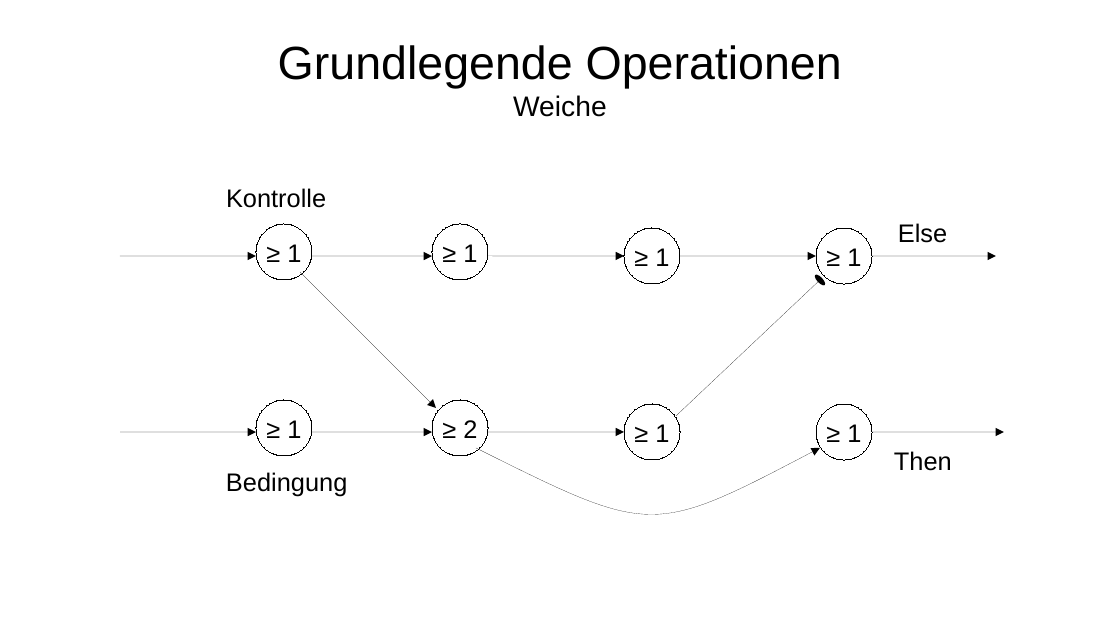
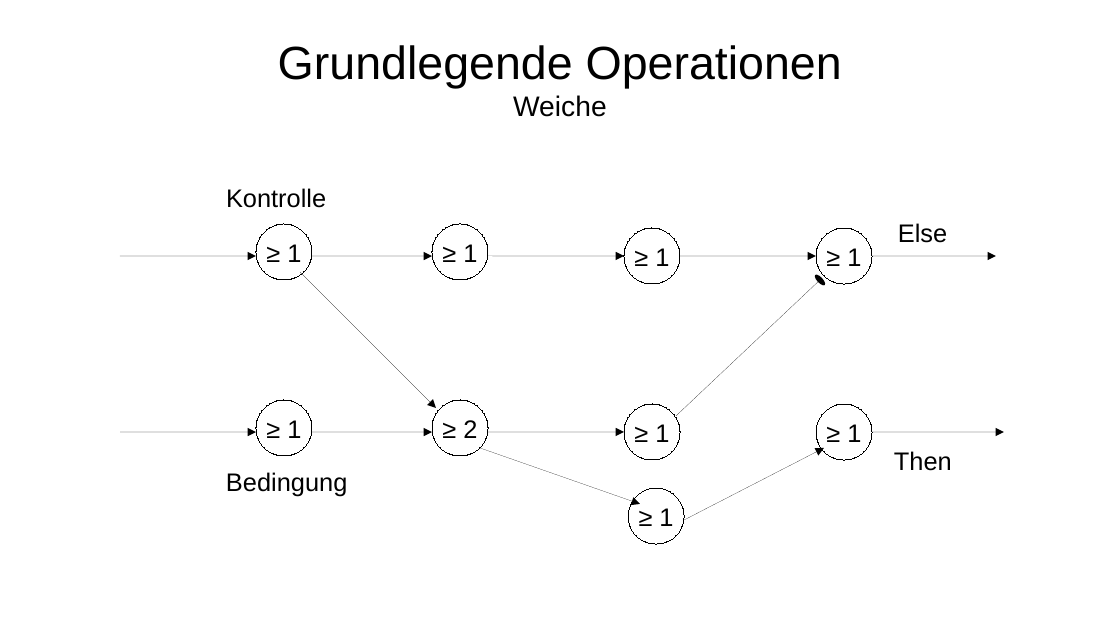
Before and after one commit to Lotes/psi-theorie, a slide deck: slide 18 of presentation.odp (slide 17 before the commit). Drawn at 1120x630 pixels with LibreOffice and Linux fonts; fonts in the diff are those of the drawing. Boxes give left, top, right and bottom in pixels: in the first picture for what was removed or moved away, otherwise in the second. Text is boxed around its words. In the diff, an @@ line names an element or a change of style, - is before the commit and + after.

Commit message:
added new slides Sensors/Motors

```diff
--- a/presentation.odp
+++ b/presentation.odp
@@ freeform shape removed at bbox=[477, 448, 821, 514] @@
@@ arrow added from (480, 448) to (640, 504), #000000 0 pt @@
@@ arrow added from (684, 520) to (824, 448), #000000 0 pt @@
@@ ellipse added at bbox=[628, 488, 684, 544], fill #FFFFFF, outline #000000 0 pt, 18 pt, text #000000 @@
+≥ 1
```
Also in this commit, not shown: 6 slides added, 1 slide removed, 4 other files.
